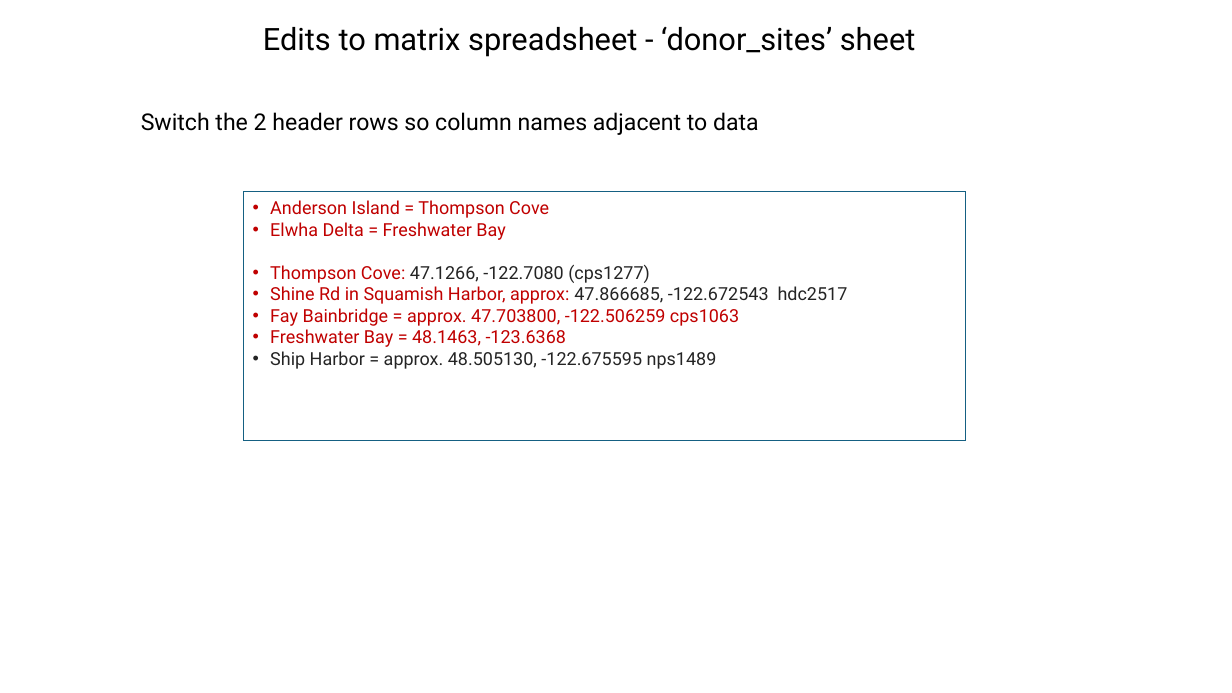
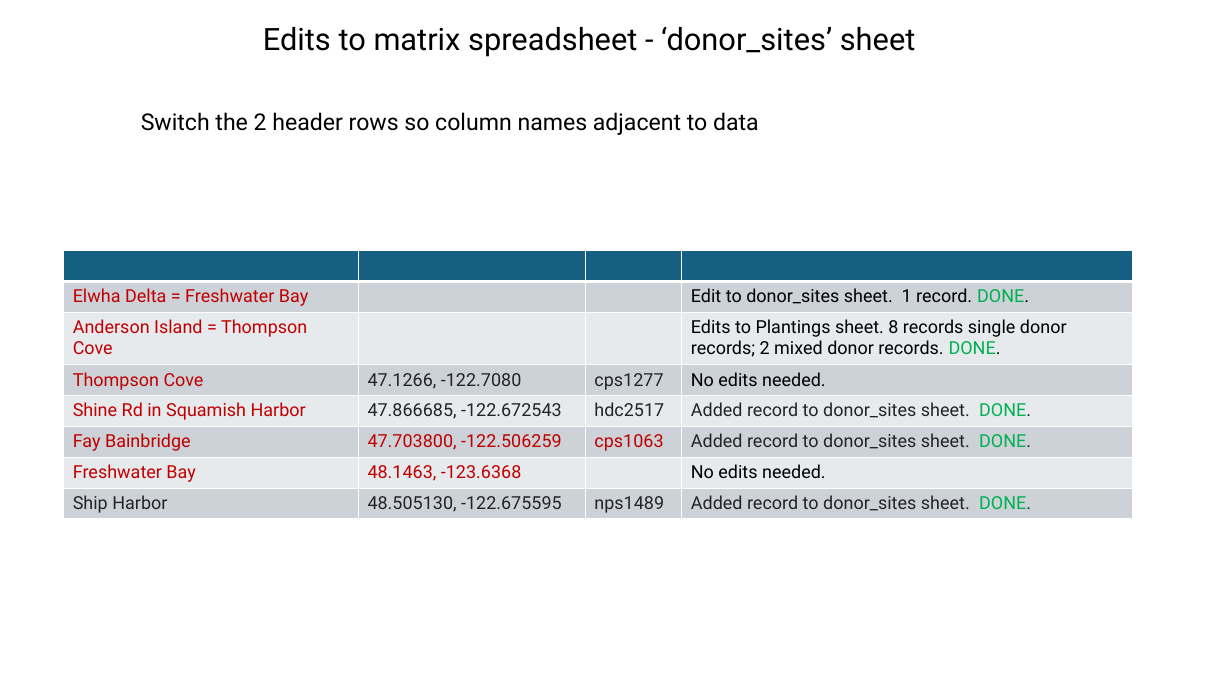
Before and after one commit to WA-Nearshore/seagrass-restoration-processing, a slide deck: slide 24 of docs/seagrass_restoration_storymap_notes.pptx (slide 22 before the commit). Drawn at 1232x693 pixels with LibreOffice and Linux fonts; fonts in the diff are those of the drawing. Boxes give left, top, right and bottom in pixels: in the first picture for what was removed or moved away, otherwise in the second. Text is boxed around its words. In the diff, an @@ line names an element or a change of style, - is before the commit and + after.

Commit message:
Donor table work.

```diff
--- a/docs/seagrass_restoration_storymap_notes.pptx
+++ b/docs/seagrass_restoration_storymap_notes.pptx
@@ rectangle removed at box(244, 192, 967, 441) @@
-• Anderson Island = Thompson Cove
-• Elwha Delta = Freshwater Bay
-• Thompson Cove: 47.1266, -122.7080 (cps1277)
-• Shine Rd in Squamish Harbor, approx: 47.866685, -122.672543 hdc2517
-• Fay Bainbridge = approx. 47.703800, -122.506259 cps1063
-• Freshwater Bay = 48.1463, -123.6368
-• Ship Harbor = approx. 48.505130, -122.675595 nps1489
@@ table added at box(64, 250, 1132, 518), 8 rows, 4 columns @@
+ |  |  | 
+Elwha Delta = Freshwater Bay |  |  | Edit to donor_sites sheet. 1 record. DONE.
+Anderson Island = Thompson Cove |  |  | Edits to Plantings sheet. 8 records single donor records; 2 mixed donor records. DONE.
+Thompson Cove | 47.1266, -122.7080 | cps1277 | No edits needed.
+Shine Rd in Squamish Harbor | 47.866685, -122.672543 | hdc2517 | Added record to donor_sites sheet. DONE.
+Fay Bainbridge | 47.703800, -122.506259 | cps1063 | Added record to donor_sites sheet. DONE.
+Freshwater Bay | 48.1463, -123.6368 |  | No edits needed.
+Ship Harbor | 48.505130, -122.675595 | nps1489 | Added record to donor_sites sheet. DONE.
```
Also in this commit, not shown: 3 other slides changed, 4 slides added, 1 slide removed, 8 other files.
